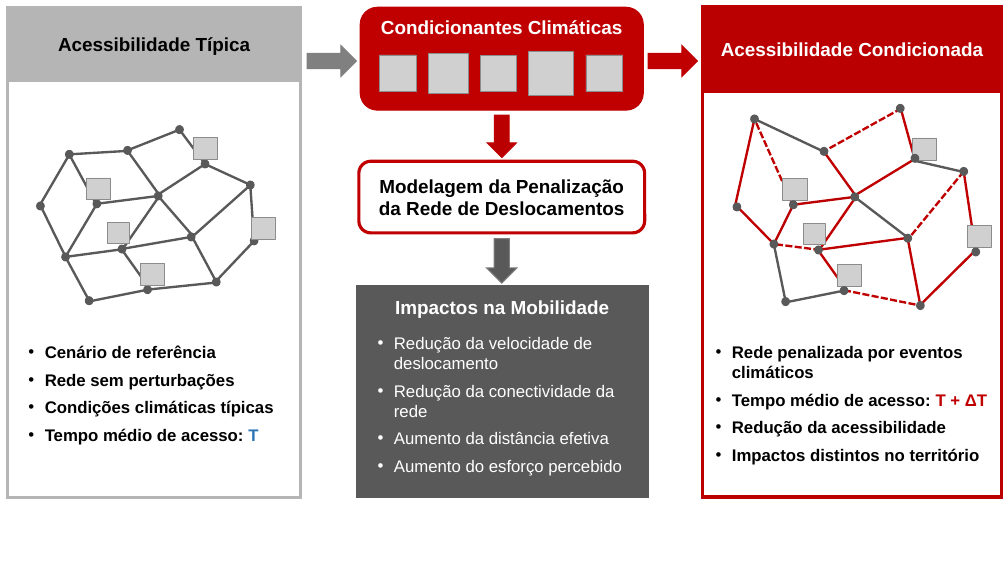
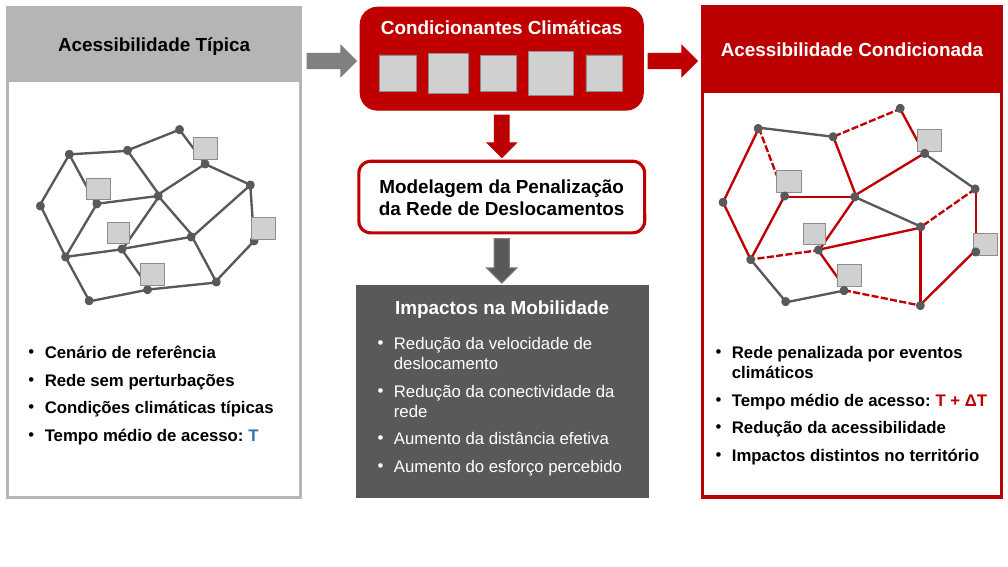
Before and after one commit to izidoromth/dissertacao, a slide deck: slide 1 of figura framework.pptx. Drawn at 1008x567 pixels with LibreOffice and Linux fonts; fonts in the diff are those of the drawing; grey boxes stand for pictures. Boxes give left, top, right and bottom in pixels: in the first picture for what was removed or moved away, otherwise in the second. Text is boxed around its words. In the diff, an @@ line names an element or a change of style, - is before the commit and + after.

```diff
--- a/figura framework.pptx
+++ b/figura framework.pptx
@@ line moved from (902, 108) - (824, 151) to (902, 108) - (833, 137) @@
@@ line moved from (916, 162) - (902, 111) to (924, 154) - (902, 111) @@
@@ line moved from (734, 209) - (755, 119) to (723, 203) - (759, 128) @@
@@ ellipse: place and size @@
-ellipse at (751, 115, 758, 123)
+ellipse at (755, 125, 762, 132)
@@ line moved from (824, 152) - (755, 119) to (833, 137) - (755, 127) @@
@@ line moved from (794, 207) - (755, 119) to (785, 196) - (759, 129) @@
@@ ellipse: place and size @@
-ellipse at (820, 147, 828, 155)
+ellipse at (830, 133, 837, 141)
@@ line moved from (857, 197) - (824, 152) to (857, 197) - (833, 136) @@
@@ picture: place and size @@
-picture at (913, 138, 937, 160)
+picture at (918, 130, 942, 152)
@@ picture: place and size @@
-picture at (783, 179, 808, 201)
+picture at (777, 170, 802, 192)
@@ line moved from (913, 160) - (853, 197) to (924, 154) - (853, 197) @@
@@ ellipse: place and size @@
-ellipse at (911, 154, 919, 162)
+ellipse at (921, 150, 929, 157)
@@ line moved from (962, 172) - (913, 160) to (975, 189) - (924, 154) @@
@@ ellipse: place and size @@
-ellipse at (734, 203, 741, 210)
+ellipse at (719, 198, 727, 206)
@@ line moved from (774, 244) - (737, 206) to (751, 259) - (723, 203) @@
@@ line moved from (793, 205) - (774, 244) to (785, 196) - (751, 259) @@
@@ ellipse: place and size @@
-ellipse at (789, 201, 797, 209)
+ellipse at (781, 192, 789, 200)
@@ line moved from (855, 197) - (793, 205) to (855, 197) - (786, 197) @@
@@ line moved from (908, 238) - (855, 197) to (920, 226) - (855, 197) @@
@@ line moved from (964, 172) - (910, 237) to (975, 189) - (920, 228) @@
@@ ellipse: place and size @@
-ellipse at (960, 168, 968, 175)
+ellipse at (972, 185, 979, 193)
@@ line moved from (964, 172) - (976, 252) to (976, 189) - (976, 252) @@
@@ line moved from (909, 238) - (818, 250) to (920, 228) - (818, 250) @@
@@ ellipse: place and size @@
-ellipse at (904, 234, 912, 242)
+ellipse at (917, 223, 925, 231)
@@ line moved from (920, 306) - (908, 238) to (920, 306) - (920, 225) @@
@@ picture: place and size @@
-picture at (968, 225, 992, 247)
+picture at (973, 234, 997, 256)
@@ ellipse: place and size @@
-ellipse at (771, 240, 778, 248)
+ellipse at (747, 256, 755, 263)
@@ line moved from (820, 250) - (774, 244) to (820, 250) - (751, 259) @@
@@ line moved from (786, 302) - (774, 244) to (786, 302) - (751, 259) @@
```
Also in this commit, not shown: 2 other files.
